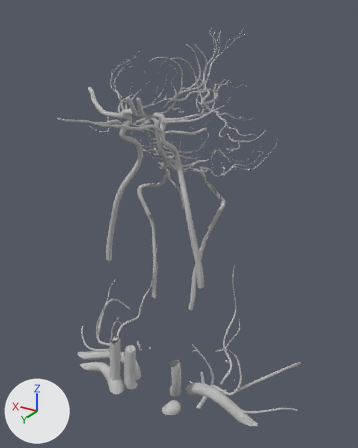
A saved change to the glTF model data/region_head_lod1.glb.
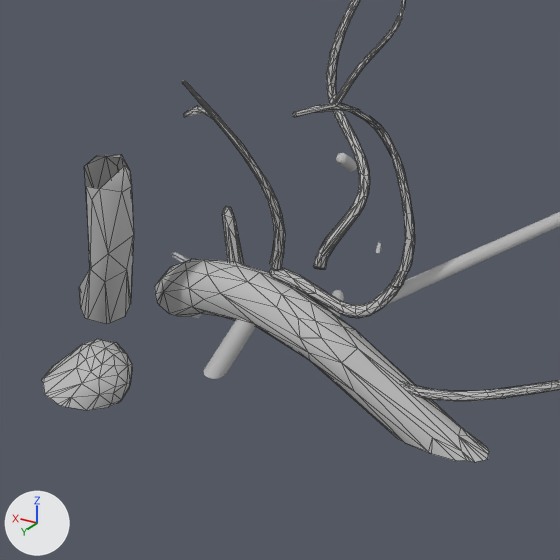
Each version appears first whole from a 50 mm lens placed at (-16.13, 23.92, 80.98), pointed at (-0.38, -2.33, 67.86), and next in a close-up on the part from 43% to 76% of the width and 73% to 100% of the height. The axes (+X, +Y, +Z) are drawn at lower left. The lights are the same throughout. The last two pictures show the newer version. The close-ups show mesh edges as thin lines.

Objects in the first close-up: 'FJ1972', 'FJ2210', 'FJ2226', 'FJ2232', 'FJ2251', 'FJ2256', 'FJ2257', 'FJ2936', 'FJ3479', 'FJ3482', 'FJ3483' and 3 more.
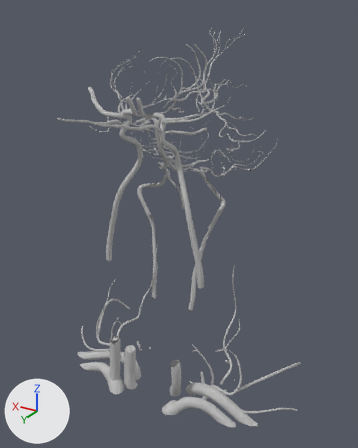
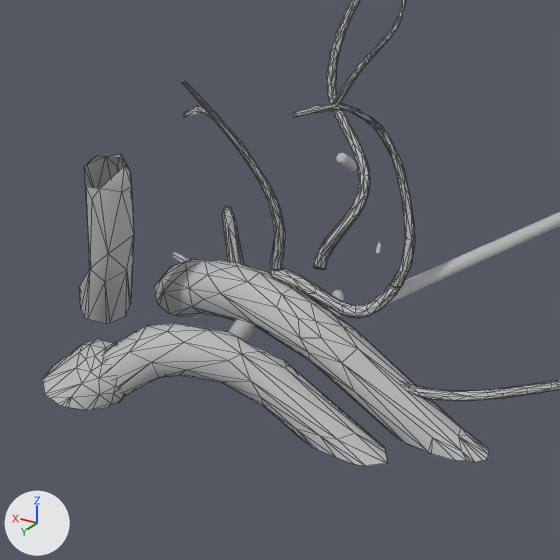
Pixel boxes (x1, y1, x2, y2) of what changed, in the close-ups (560 x 560 px):
'FJ3486', added
    after: (104, 323, 387, 466)
'FJ1972', unchanged, covered by the edit
    before: (204, 319, 256, 379)
    after: (229, 319, 256, 341)

The change, as a diff of the scene's bpy script:
```diff
--- a/data/region_head_lod1.glb.py
+++ b/data/region_head_lod1.glb.py
@@ me_fj3486 @@
+me_fj3486.from_pydata(...)  # 91 vertices, 139 faces; spans x -6.66..-1.99, y 0.47..2.02, z 56.0..57.19
+me_fj3486.materials.append(mat_vein)  # grey #bcbcbc
@@ ob_fj3486 @@
+ob_fj3486 = bpy.data.objects.new('FJ3486', me_fj3486)
+ob_fj3486.location = (0.0, 0.0, 0.0)
```
